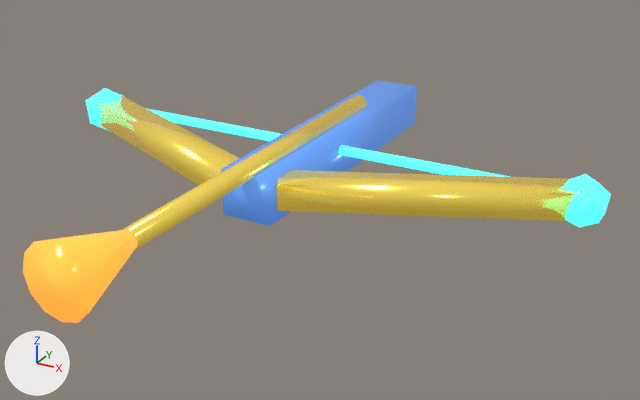
Renders of the glTF model assets/models/arcane_bow_turret.glb from each side of a commit.
Both versions are drawn from a camera (50 mm lens) standing at (1.444, -2.715, 1.117) and looking at (0.158, -0.377, -0.052). Arrows for +X, +Y and +Z are at lower left; the lights stay in place. The picture after the commit comes second.

The older version as bpy lines, for what is in view:
```python
mat_m_phoenix_gold = principled_material('M_Phoenix_Gold')
mat_m_phoenix_gold.base_color = (1.0, 0.8, 0.16)  # yellow #ffe76f
mat_m_phoenix_gold.metallic = 0.9
mat_m_phoenix_gold.roughness = 0.18
mat_m_phoenix_gold.emission_color = (0.3, 0.2, 0.02)  # yellow #957c27
mat_m_phoenix_gold.emission_strength = 1.0
mat_m_sapphire_body = principled_material('M_Sapphire_Body')
mat_m_sapphire_body.base_color = (0.16, 0.38, 0.96)  # blue #6fa6fa
mat_m_sapphire_body.metallic = 0.3
mat_m_sapphire_body.roughness = 0.26
mat_m_sapphire_body.emission_color = (0.04, 0.12, 0.36)  # blue #3861a2
mat_m_sapphire_body.emission_strength = 1.0
me_khối_lập_phương = bpy.data.meshes.new('Khối Lập Phương')
me_khối_lập_phương.from_pydata(...)  # 116 vertices, 200 faces; spans x -1.03..1.03, y -1.39..0.57, z -0.08..0.2
# faces by material slot: [12, 68, 76, 44]
me_khối_lập_phương.materials.append(mat_m_sapphire_body)  # blue #6fa6fa, glowing blue #3861a2
me_khối_lập_phương.materials.append(mat_m_phoenix_gold)  # yellow #ffe76f, glowing yellow #957c27
me_khối_lập_phương.materials.append(mat_m_plasma_string)  # cyan #59faff, glowing cyan #50f6ff
me_khối_lập_phương.materials.append(mat_m_blazing_arrow)  # orange #ffa63f, glowing orange #ffa238
ob_phoenix_crossbow_mesh = bpy.data.objects.new('Phoenix_Crossbow_Mesh', me_khối_lập_phương)
ob_phoenix_crossbow_mesh.location = (0.0, 0.0, 0.0)
```
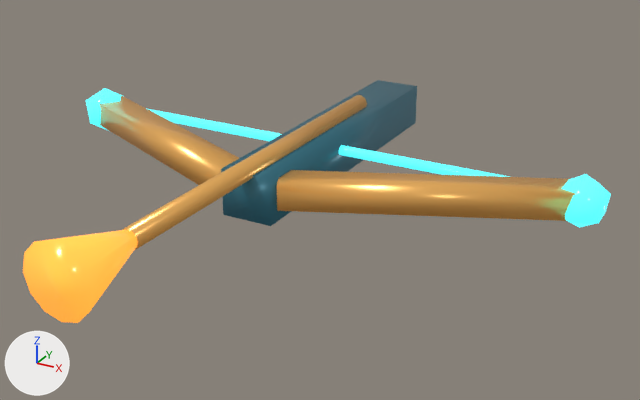
Where the change shows, as pixel boxes [x1, y1, x2, y2] in the pictures (640 x 400 px):
'Phoenix_Crossbow_Mesh', recoloured, surface changed (darker)
    both: [97, 80, 577, 251]

The change, as a diff of the scene's bpy script:
```diff
--- a/assets/models/arcane_bow_turret.glb.py
+++ b/assets/models/arcane_bow_turret.glb.py
@@ mat_m_sapphire_body @@
 mat_m_sapphire_body = principled_material('M_Sapphire_Body')
-mat_m_sapphire_body.base_color = (0.16, 0.38, 0.96)  # blue #6fa6fa
+mat_m_sapphire_body.base_color = (0.0222, 0.133, 0.181)  # dark cyan #296676
 mat_m_sapphire_body.metallic = 0.3
 mat_m_sapphire_body.roughness = 0.26
-mat_m_sapphire_body.emission_color = (0.04, 0.12, 0.36)  # blue #3861a2
+mat_m_sapphire_body.emission_color = (0.007, 0.0242, 0.0331)  # dark cyan #142b33
 mat_m_sapphire_body.emission_strength = 1.0
@@ mat_m_phoenix_gold @@
 mat_m_phoenix_gold = principled_material('M_Phoenix_Gold')
-mat_m_phoenix_gold.base_color = (1.0, 0.8, 0.16)  # yellow #ffe76f
-mat_m_phoenix_gold.metallic = 0.9
-mat_m_phoenix_gold.roughness = 0.18
-mat_m_phoenix_gold.emission_color = (0.3, 0.2, 0.02)  # yellow #957c27
+mat_m_phoenix_gold.base_color = (0.823, 0.451, 0.122)  # orange #eab362
+mat_m_phoenix_gold.metallic = 0.52
+mat_m_phoenix_gold.roughness = 0.29
+mat_m_phoenix_gold.emission_color = (0.0953, 0.0356, 0.00561)  # brown #573511
 mat_m_phoenix_gold.emission_strength = 1.0
```
